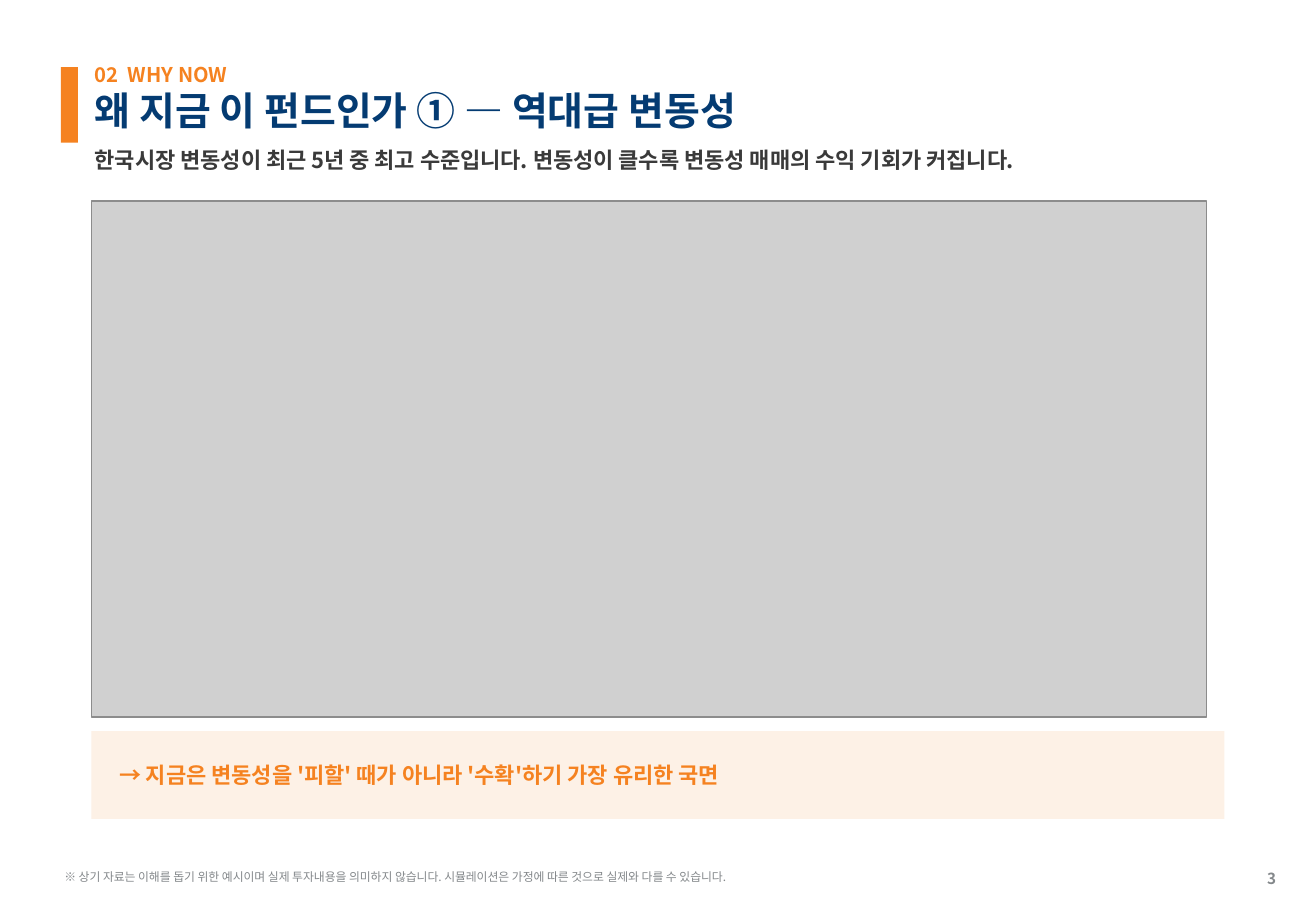
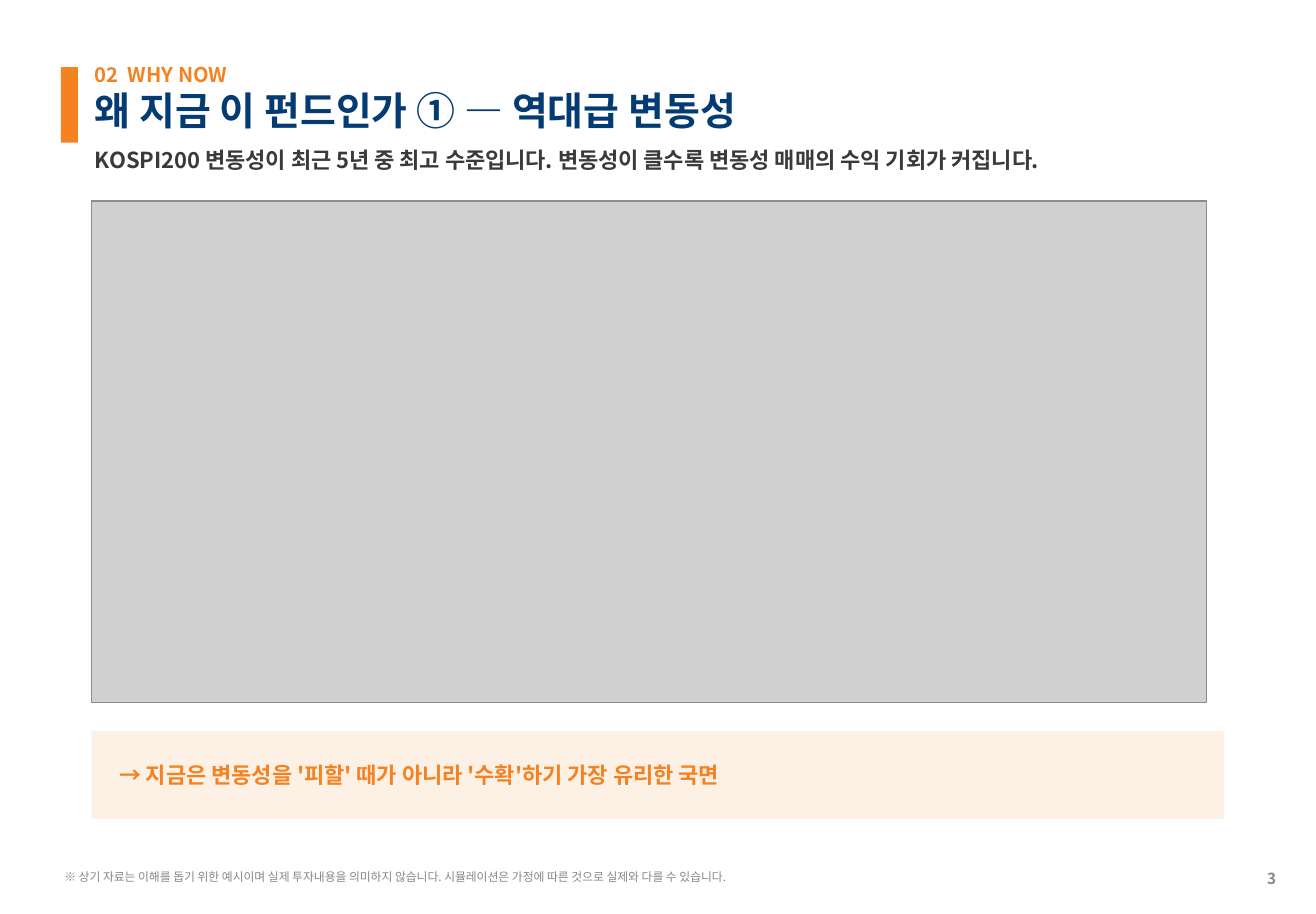
Before and after one commit to gamer383-bit/Volatility-Fund, a slide deck: slide 3 of 제안서/변동성하베스트펀드_KOSPI200_v1_20260715.pptx. Drawn at 1316x914 pixels with LibreOffice and Linux fonts; fonts in the diff are those of the drawing; grey boxes stand for pictures. Boxes give left, top, right and bottom in pixels: in the first picture for what was removed or moved away, otherwise in the second. Text is boxed around its words. In the diff, an @@ line names an element or a change of style, - is before the commit and + after.

```diff
--- a/제안서/변동성하베스트펀드_KOSPI200_v1_20260715.pptx
+++ b/제안서/변동성하베스트펀드_KOSPI200_v1_20260715.pptx
@@ text at (95, 149, 1038, 170): text changed @@
-한국시장 변동성이 최근 5년 중 최고 수준입니다. 변동성이 클수록 변동성 매매의 수익 기회가 커집니다.
+KOSPI200 변동성이 최근 5년 중 최고 수준입니다. 변동성이 클수록 변동성 매매의 수익 기회가 커집니다.
@@ picture: place and size @@
-picture at (91, 201, 1206, 716)
+picture at (91, 201, 1206, 703)
```
Also in this commit, not shown: 9 other slides changed, 2 slides added, 1 slide removed, 5 other files.
